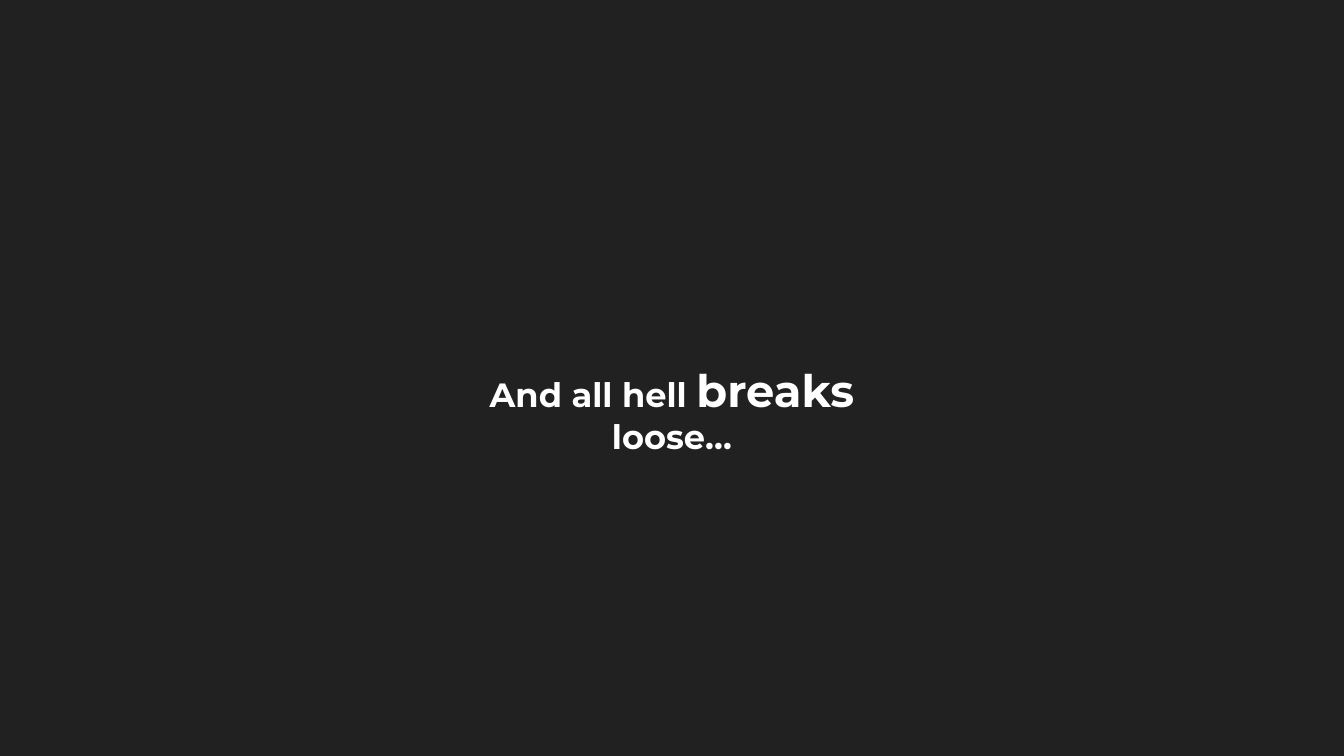
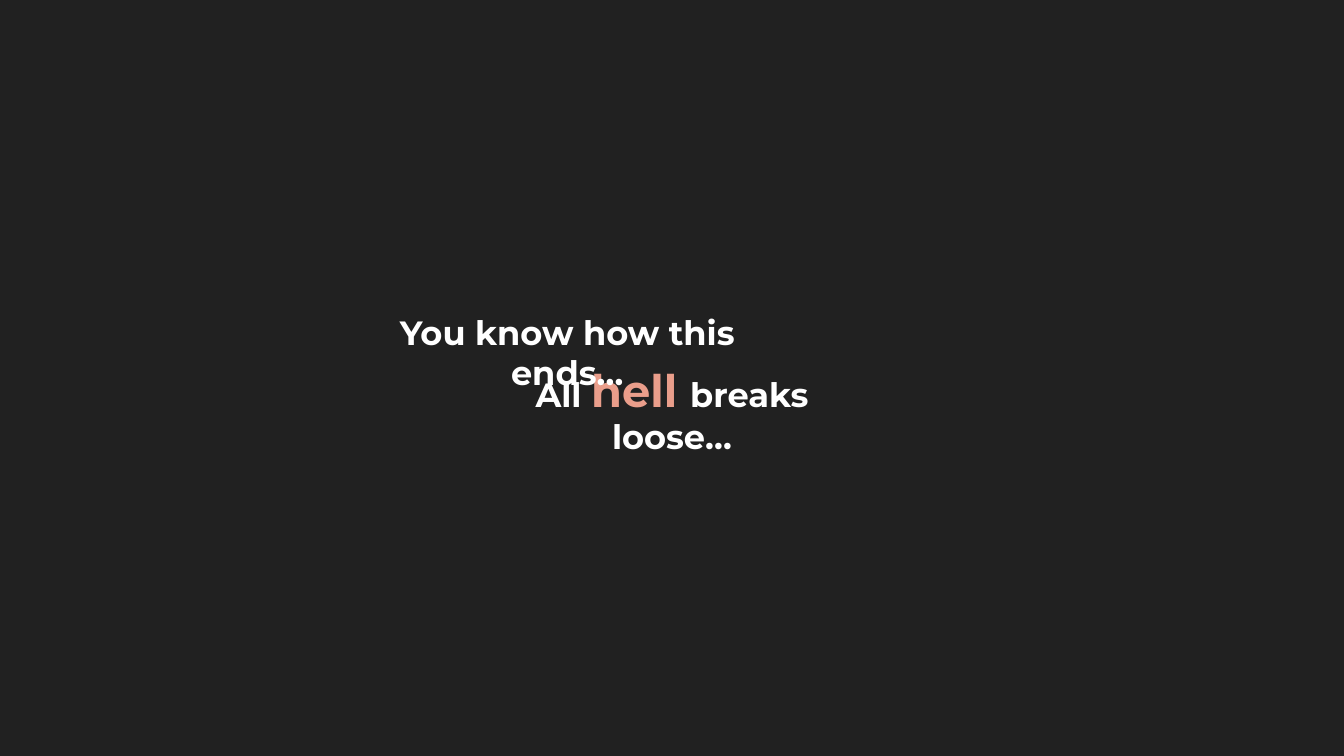
Before and after one commit to nathanshiaulam/cos333, a slide deck: slide 6 of Noms.pptx. Drawn at 1344x756 pixels with LibreOffice and Linux fonts; fonts in the diff are those of the drawing. Boxes give left, top, right and bottom in pixels: in the first picture for what was removed or moved away, otherwise in the second. Text is boxed around its words. In the diff, an @@ line names an element or a change of style, - is before the commit and + after.

```diff
--- a/Noms.pptx
+++ b/Noms.pptx
@@ text added at [400, 318, 735, 393], 24 pt, text #FFFFFF, bold @@
+You know how this ends…
@@ text at [536, 367, 808, 450]: text changed @@
-And all hell breaks loose…
+All hell breaks loose…
```
Also in this commit, not shown: 2 other slides changed, 4 slides added, 3 slides removed.
